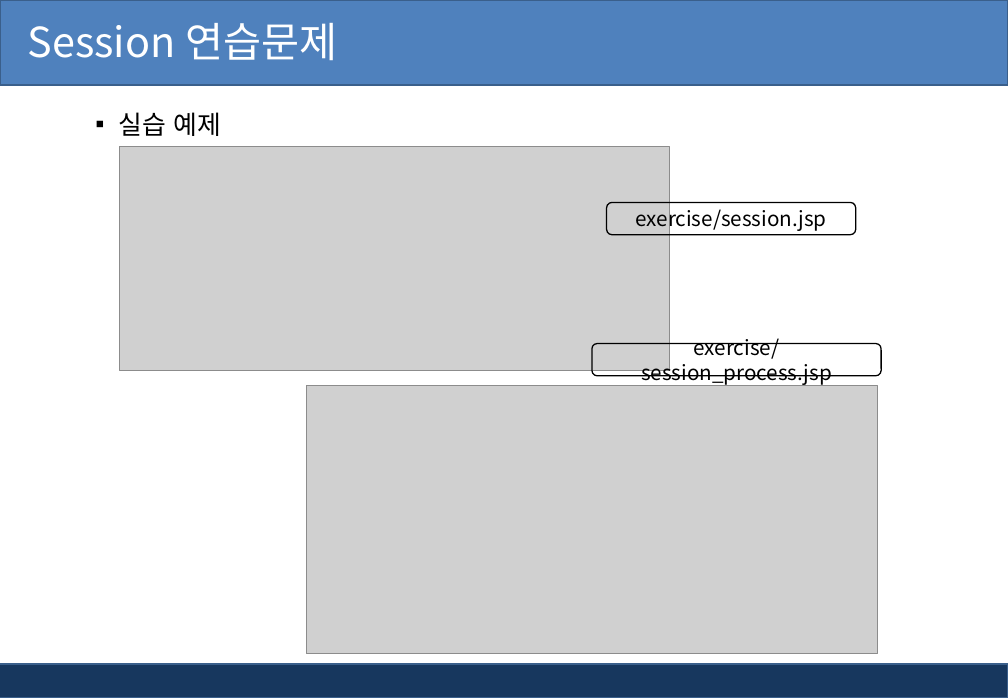
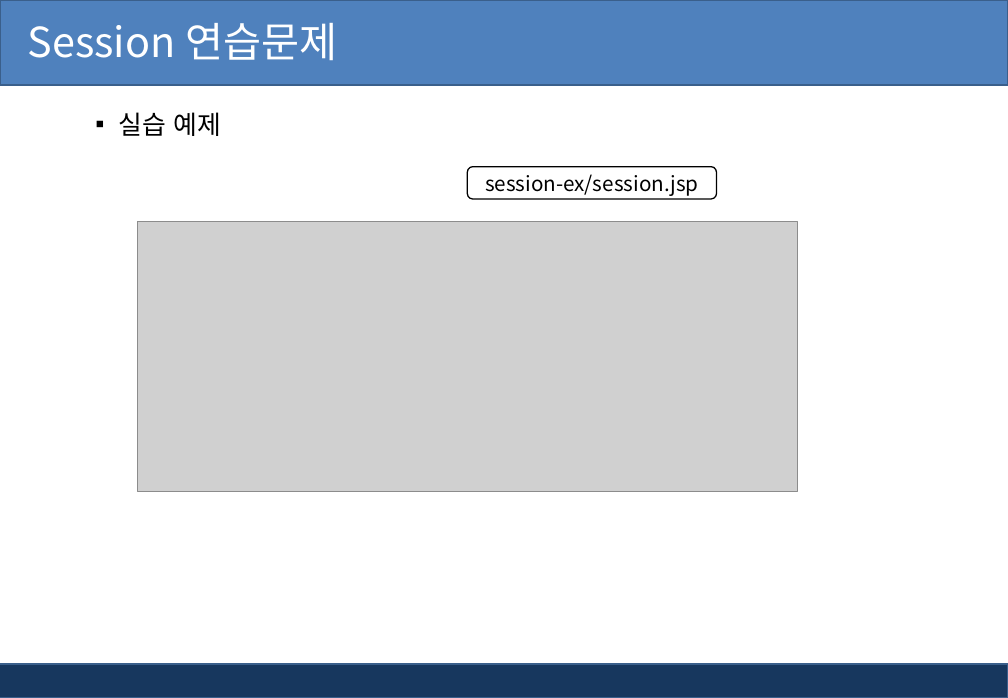
Before and after one commit to pshho/ngreen_project, a slide deck: slide 20 of jspWorks/자료/jsp_ppt/5장. jsp 세션과 쿠키.pptx. Drawn at 1008x698 pixels with LibreOffice and Linux fonts; fonts in the diff are those of the drawing; grey boxes stand for pictures; background and template pictures are left out. Boxes give left, top, right and bottom in pixels: in the first picture for what was removed or moved away, otherwise in the second. Text is boxed around its words. In the diff, an @@ line names an element or a change of style, - is before the commit and + after.

```diff
--- a/jspWorks/자료/jsp_ppt/5장. jsp 세션과 쿠키.pptx
+++ b/jspWorks/자료/jsp_ppt/5장. jsp 세션과 쿠키.pptx
@@ rounded rectangle "session-ex/session.jsp": place and size @@
-rounded rectangle "session-ex/session.jsp" at [607,203,856,235]
+rounded rectangle "session-ex/session.jsp" at [467,167,717,199]
@@ text in rounded rectangle at [485,174,698,196]: text changed @@
-exercise/session.jsp
+session-ex/session.jsp
@@ picture: place and size @@
-picture at [120,146,670,371]
+picture at [138,222,798,491]
@@ rounded rectangle removed at [592,343,881,376] @@
-exercise/session_process.jsp
@@ picture removed at [306,385,878,653] @@
```
Also in this commit, not shown: 4 other slides changed, 1 slide added, 45 other files.
